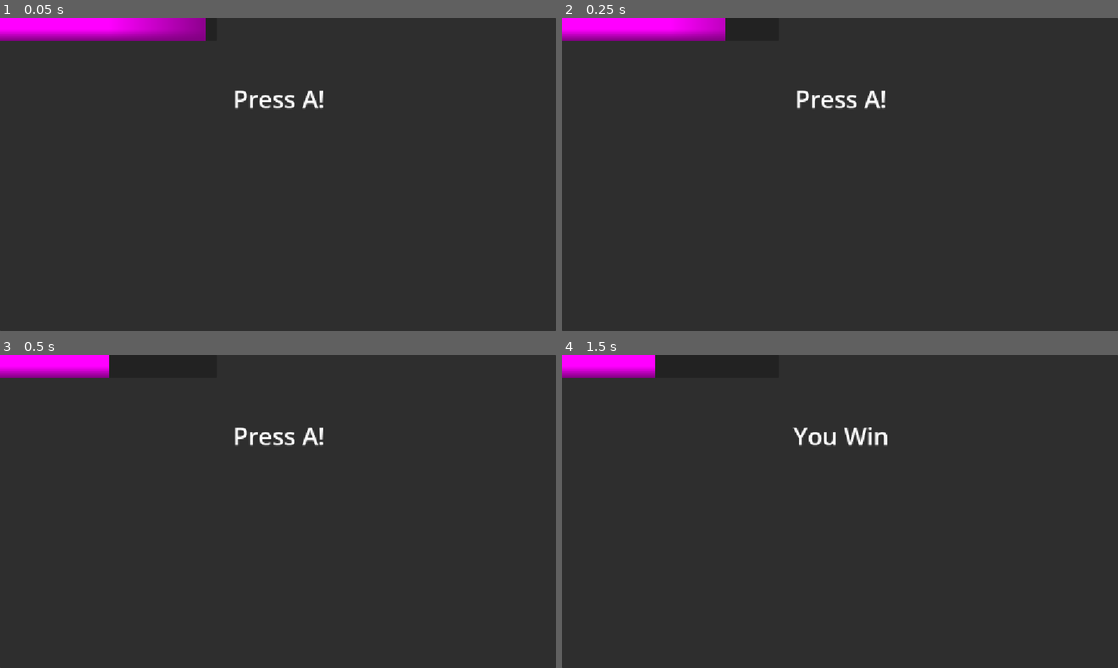
Above: before the commit, frames 1-4 (two rows, left to right).
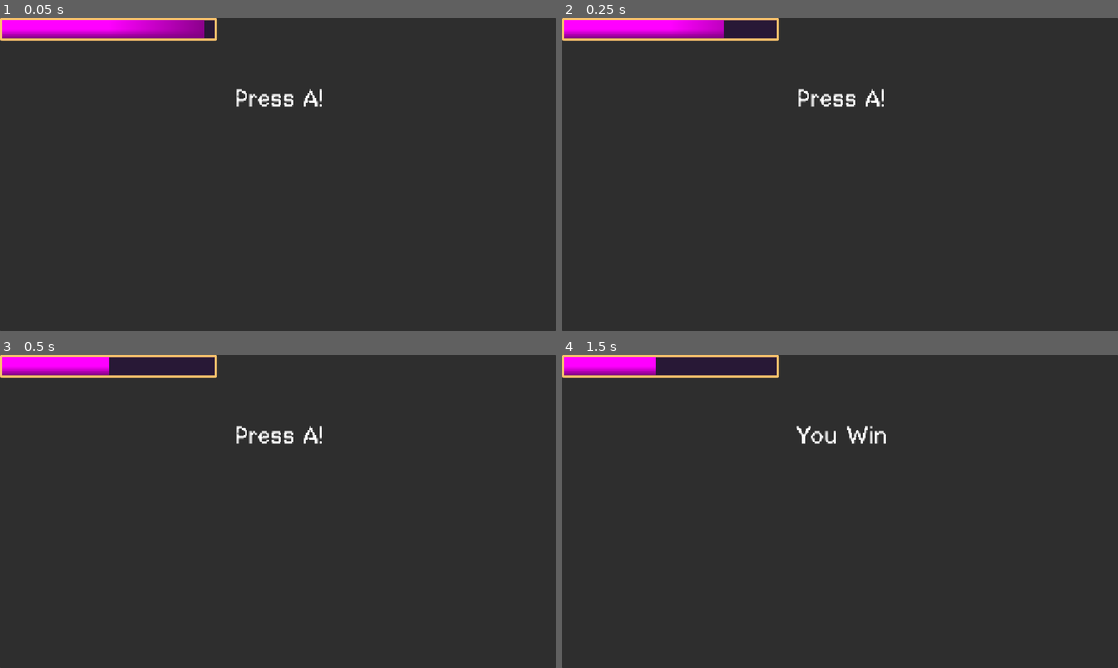
Above: after the commit, the same moments.

Repository: funnbot/igc-glaggle-bog
Game: Godot game, scene res://stage/main.tscn
Two runs of this game, one before a commit and one after it. Both use one fixed random seed, a clock stepped at 60 frames per second and the inputs below.
Inputs:
- Up to frame 1 (0.05 s): no input
- Up to frame 2 (0.25 s): no input
- Up to frame 3 (0.5 s): no input
- Up to frame 4 (1.5 s): tap A at 0.5 s; hold Up (ui_up) 0.53-1.28 s; tap Space at 1.25 s

The runs differ from the first frame. In frame 1, 1.2% of the frame differs, in the area x 0-59%, y 0-30%; in frame 2, 1.2%; in frame 3, 1.2%; in frame 4, 1.3%.

Commit message:
fix font reference

Diff:
--- a/ui/default_theme.tres
+++ b/ui/default_theme.tres
@@ -1,6 +1,6 @@
 [gd_resource type="Theme" format=3 uid="uid://cowb1u30efo1t"]
 
-[ext_resource type="FontFile" path="res://asset/GomePixel-ARJd7.otf" id="1_vos2p"]
+[ext_resource type="FontFile" uid="uid://crfx7r02fa8b" path="res://ui/GomePixel-ARJd7.otf" id="1_vos2p"]
 
 [sub_resource type="StyleBoxFlat" id="StyleBoxFlat_4xxrg"]
 content_margin_left = 5.0
